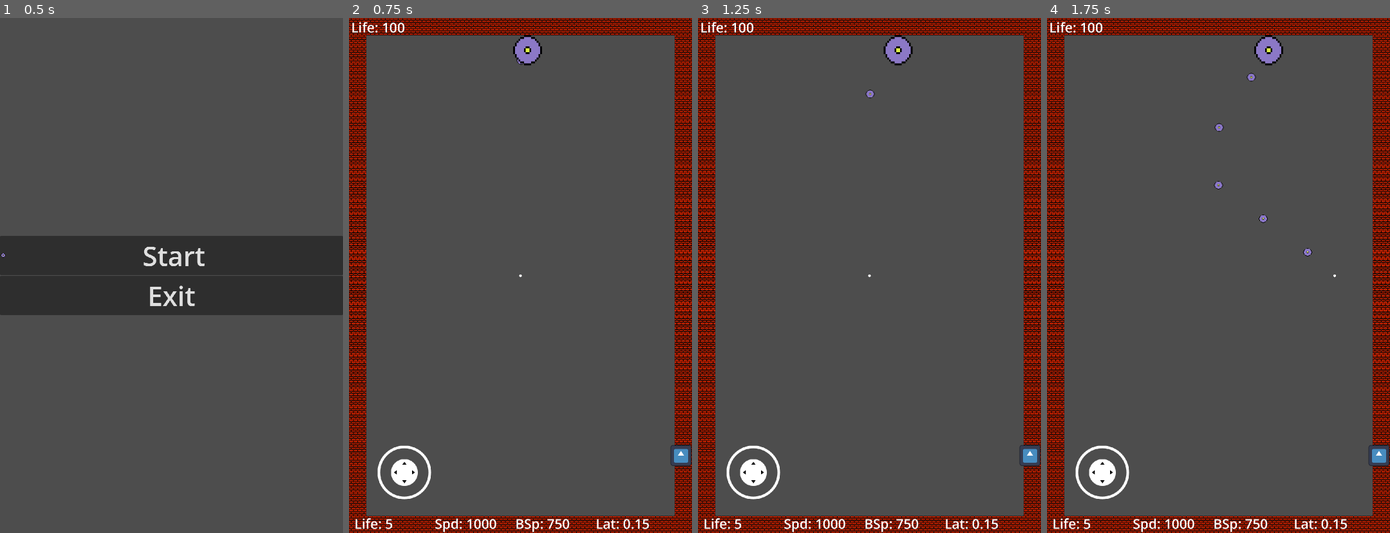
Above: before the commit, frames 1-4 (left to right).
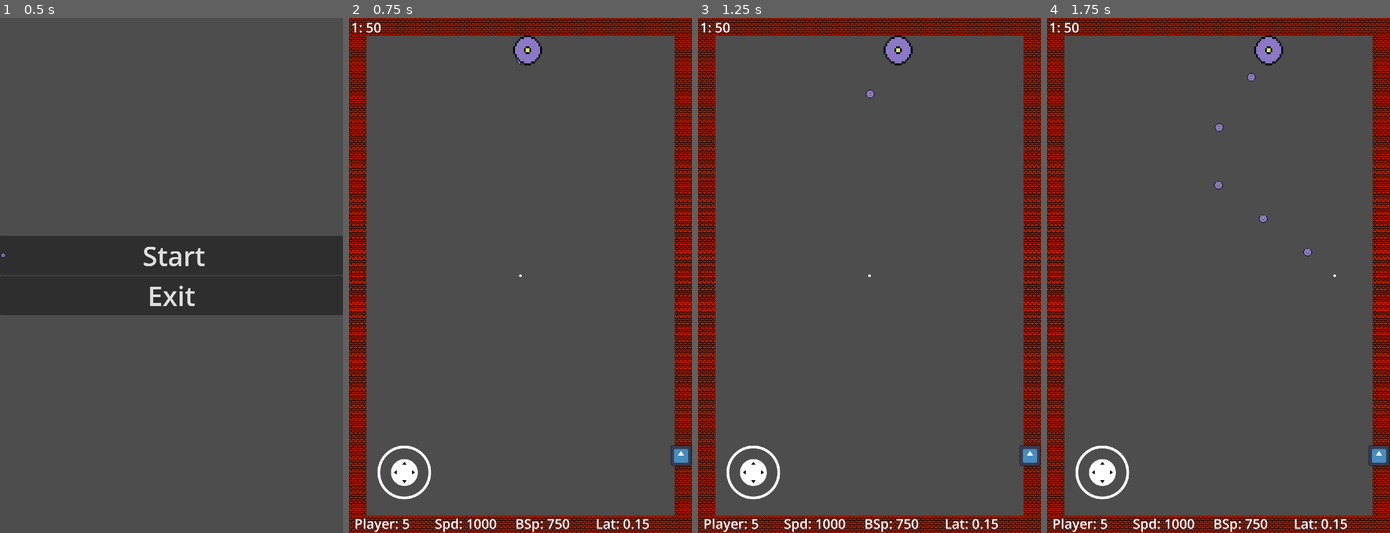
Above: after the commit, the same moments.

Repository: SalixeGames/ClassicalBulletHell
Game: Godot game, scene res://main_menu.tscn
Two runs of this game, one before a commit and one after it. Both use one fixed random seed, a clock stepped at 60 frames per second and the inputs below. The engine's default icon, where the game draws it, is replaced by a stand-in: a white triangle on a blue panel in a dark square.
Inputs (mouse positions are in pixels of both pictures, inside the frame that each line leads up to):
- Up to frame 1 (0.5 s): no input
- Up to frame 2 (0.75 s): click "Start" at 0.5 s
- Up to frame 3 (1.25 s): no input
- Up to frame 4 (1.75 s): move the mouse to (1293, 249) at 1.27 s; hold D (move_right) from 1.28 s (still down); hold Space (shoot) from 1.28 s (still down); click (1293, 249) at 1.42 s

Frame 1 is identical in both runs. In frame 2, 0.3% of the frame differs, in the area x 0-18%, y 0-100%; in frame 3, 0.3%; in frame 4, 0.3%.

Commit message:
* non random upgrades

Diff:
--- a/Ressources/Bosses/10_debussy.tscn
+++ b/Ressources/Bosses/10_debussy.tscn
@@ -58,7 +58,8 @@
 script = ExtResource("2_ntvlg")
 path_follow = NodePath("..")
 top_node = NodePath("../../..")
-life = 1000
+life = 500
+id = 10
 pattern_idle_1 = SubResource("Resource_i4bdl")
 pattern_idle_2 = SubResource("Resource_j8pfv")
 pattern_aggro_1 = SubResource("Resource_csxrt")
--- a/Ressources/Bosses/1_vivaldi.tscn
+++ b/Ressources/Bosses/1_vivaldi.tscn
@@ -16,7 +16,6 @@
 init_angle = 1.571
 n_angles = 1
 latency = 0.75
-n_simult = 1
 projectile = ExtResource("3_kya54")
 projectile_speed = 250.0
 
@@ -25,7 +24,6 @@
 init_angle = 2.356
 n_angles = 4
 latency = 0.75
-n_simult = 1
 projectile = ExtResource("3_kya54")
 projectile_speed = 300.0
 
@@ -34,7 +32,6 @@
 init_angle = 1.571
 n_angles = 1
 latency = 0.5
-n_simult = 3
 projectile = ExtResource("3_kya54")
 projectile_speed = 350.0
 
@@ -43,7 +40,6 @@
 init_angle = 2.356
 n_angles = 4
 latency = 0.5
-n_simult = 4
 projectile = ExtResource("3_kya54")
 projectile_speed = 400.0
 
@@ -62,6 +58,8 @@
 script = ExtResource("2_2sm68")
 path_follow = NodePath("..")
 top_node = NodePath("../../..")
+life = 50
+id = 1
 pattern_idle_1 = SubResource("Resource_i4bdl")
 pattern_idle_2 = SubResource("Resource_j8pfv")
 pattern_aggro_1 = SubResource("Resource_csxrt")
--- a/Ressources/Bosses/2_bach.tscn
+++ b/Ressources/Bosses/2_bach.tscn
@@ -59,7 +59,7 @@
 script = ExtResource("2_b0vwe")
 path_follow = NodePath("..")
 top_node = NodePath("../../..")
-life = 200
+id = 2
 pattern_idle_1 = SubResource("Resource_i4bdl")
 pattern_idle_2 = SubResource("Resource_j8pfv")
 pattern_aggro_1 = SubResource("Resource_csxrt")
--- a/Ressources/Bosses/3_mozart.tscn
+++ b/Ressources/Bosses/3_mozart.tscn
@@ -59,7 +59,8 @@
 script = ExtResource("2_hjy78")
 path_follow = NodePath("..")
 top_node = NodePath("../../..")
-life = 300
+life = 150
+id = 3
 pattern_idle_1 = SubResource("Resource_i4bdl")
 pattern_idle_2 = SubResource("Resource_j8pfv")
 pattern_aggro_1 = SubResource("Resource_csxrt")
--- a/Ressources/Bosses/4_beethoven.tscn
+++ b/Ressources/Bosses/4_beethoven.tscn
@@ -59,7 +59,8 @@
 script = ExtResource("2_d3vi2")
 path_follow = NodePath("..")
 top_node = NodePath("../../..")
-life = 400
+life = 200
+id = 4
 pattern_idle_1 = SubResource("Resource_i4bdl")
 pattern_idle_2 = SubResource("Resource_j8pfv")
 pattern_aggro_1 = SubResource("Resource_csxrt")
--- a/Ressources/Bosses/5_chopin.tscn
+++ b/Ressources/Bosses/5_chopin.tscn
@@ -57,7 +57,8 @@
 script = ExtResource("2_wlfvo")
 path_follow = NodePath("..")
 top_node = NodePath("../../..")
-life = 500
+life = 250
+id = 5
 pattern_idle_1 = SubResource("Resource_i4bdl")
 pattern_idle_2 = SubResource("Resource_j8pfv")
 pattern_aggro_1 = SubResource("Resource_csxrt")
--- a/Ressources/Bosses/6_wagner.tscn
+++ b/Ressources/Bosses/6_wagner.tscn
@@ -59,7 +59,8 @@
 script = ExtResource("2_5ix8u")
 path_follow = NodePath("..")
 top_node = NodePath("../../..")
-life = 600
+life = 300
+id = 6
 pattern_idle_1 = SubResource("Resource_i4bdl")
 pattern_idle_2 = SubResource("Resource_j8pfv")
 pattern_aggro_1 = SubResource("Resource_csxrt")
--- a/Ressources/Bosses/7_offenbach.tscn
+++ b/Ressources/Bosses/7_offenbach.tscn
@@ -58,7 +58,8 @@
 script = ExtResource("2_wllgy")
 path_follow = NodePath("..")
 top_node = NodePath("../../..")
-life = 700
+life = 350
+id = 7
 pattern_idle_1 = SubResource("Resource_i4bdl")
 pattern_idle_2 = SubResource("Resource_j8pfv")
 pattern_aggro_1 = SubResource("Resource_csxrt")
--- a/Ressources/Bosses/8_brahms.tscn
+++ b/Ressources/Bosses/8_brahms.tscn
@@ -59,7 +59,8 @@
 script = ExtResource("2_24x00")
 path_follow = NodePath("..")
 top_node = NodePath("../../..")
-life = 800
+life = 400
+id = 8
 pattern_idle_1 = SubResource("Resource_i4bdl")
 pattern_idle_2 = SubResource("Resource_j8pfv")
 pattern_aggro_1 = SubResource("Resource_csxrt")
--- a/Ressources/Bosses/9_tchaikovski.tscn
+++ b/Ressources/Bosses/9_tchaikovski.tscn
@@ -59,7 +59,8 @@
 script = ExtResource("2_58ook")
 path_follow = NodePath("..")
 top_node = NodePath("../../..")
-life = 900
+life = 450
+id = 9
 pattern_idle_1 = SubResource("Resource_i4bdl")
 pattern_idle_2 = SubResource("Resource_j8pfv")
 pattern_aggro_1 = SubResource("Resource_csxrt")
--- a/enemy.gd
+++ b/enemy.gd
@@ -15,6 +15,7 @@
 # Modulable variables for difficulty
 @export_category("Difficulty")
 @export var life : int = 100
+@export var id : int = 0
 var max_life : int
 
 @export var pattern_idle_1 : BulletPattern
--- a/hero.gd
+++ b/hero.gd
@@ -4,6 +4,7 @@
 var can_shoot = true
 
 @export_category("Scallable Stats")
+@export var id : String = "Player"
 @export var patterns : Array[BulletPattern]
 @export var life : int = 7
 @export var speed = 750.0
--- a/label.gd
+++ b/label.gd
@@ -2,14 +2,15 @@
 
 
 @export var enemy: CharacterBody2D
+var text_base = "{id}: {life}"
 
 # Called when the node enters the scene tree for the first time.
 func _ready() -> void:
-	set_text("Life: %s" % enemy.life) # Replace with function body.
+	set_text(text_base.format({"id": enemy.id, "life": enemy.life})) # Replace with function body.
 
 # Called every frame. 'delta' is the elapsed time since the previous frame.
 func _process(delta: float) -> void:
 	if is_instance_valid(enemy):
-		set_text("Life: %s" % enemy.life)
+		set_text(text_base.format({"id": enemy.id, "life": enemy.life}))
 	else:
 		set_text("Dead")
--- a/level_manager.gd
+++ b/level_manager.gd
@@ -11,8 +11,7 @@
 @export var player : CharacterBody2D
 @export var shop_menu : VBoxContainer
 @export var shop_buttons : Array[Button]
-var shop_buttons_actions : Array
-enum ACTIONS {Speed, Life, Cadency, BulletSpeed}
+enum ACTIONS {Speed, Cadency, BulletSpeed, Life}
 var modif_dict : Dictionary
 
 
@@ -20,10 +19,10 @@
 func _ready() -> void:
 	instantiate_boss()
 	modif_dict = {
-		ACTIONS.Speed: ModifItem.new("Speed", player.update_speed, 200, 400),
-		ACTIONS.Life: ModifItem.new("Life", player.update_life, 1, 10),
-		ACTIONS.Cadency: ModifItem.new("Cadency", player.update_cadency, -1, -25),
-		ACTIONS.BulletSpeed: ModifItem.new("Bullet Speed", player.update_bullet_speed, 200, 500)
+		ACTIONS.Speed: ModifItem.new("Speed", player.update_speed, 500, 500),
+		ACTIONS.Cadency: ModifItem.new("Cadency", player.update_cadency, -15, -15),
+		ACTIONS.BulletSpeed: ModifItem.new("Bullet Speed", player.update_bullet_speed, 750, 750),
+		ACTIONS.Life: ModifItem.new("Life", player.update_life, 1, 2)
 	}
 
 # Called every frame. 'delta' is the elapsed time since the previous frame.
@@ -66,19 +65,19 @@
 	pause_menu.hide()
 
 func on_shop_button_pressed(button_id : int):
-	var modif_item : ModifItem = modif_dict[shop_buttons_actions[button_id]]
+	var modif_item : ModifItem = modif_dict[button_id]
 	modif_item.function.call(modif_item.modif)
+	modif_item.use_item()
 	close_shop_menu()
 
 func open_shop_menu():
-	var action_1 = ACTIONS[ACTIONS.keys()[randi() % ACTIONS.size()]]
-	var action_2 = ACTIONS[ACTIONS.keys()[randi() % ACTIONS.size()]]
-	shop_buttons_actions = [action_1, action_2]
 	for i in len(shop_buttons):
-		var modif_item : ModifItem = modif_dict[shop_buttons_actions[i]]
+		var modif_item : ModifItem = modif_dict[i]
 		var btn_text : String = "{name}: {value}"
 		modif_item.change_modif()
 		shop_buttons[i].text = btn_text.format({"name": modif_item.name, "value": modif_item.modif})
+		if modif_item.used:
+			shop_buttons[i].disabled = true
 	shop_menu.show()
 
 func close_shop_menu():
@@ -92,6 +91,7 @@
 	var from : int
 	var to : int
 	var modif : int
+	var used : bool = false
 
 	func _init(p_name, p_function, p_from, p_to) -> void:
 		name = p_name
@@ -101,3 +101,11 @@
 
 	func change_modif():
 		modif = randi_range(from, to)
+
+	func use_item():
+		if name != "Life":
+			used = true
+
+
+func _on_upgrade_bullet_speed_pressed() -> void:
+	pass # Replace with function body.
--- a/level_test.tscn
+++ b/level_test.tscn
@@ -44,7 +44,7 @@
 pause_menu = NodePath("UI/PauseMenu")
 player = NodePath("Hero")
 shop_menu = NodePath("UI/SpellShop")
-shop_buttons = [NodePath("UI/SpellShop/Upgrade1"), NodePath("UI/SpellShop/Upgrade2")]
+shop_buttons = [NodePath("UI/SpellShop/UpgradeSpeed"), NodePath("UI/SpellShop/UpgradeCadency"), NodePath("UI/SpellShop/UpgradeBulletSpeed"), NodePath("UI/SpellShop/AddLife")]
 metadata/_edit_horizontal_guides_ = [-419.0, 246.0]
 
 [node name="Hero" parent="." instance=ExtResource("1_38w8d")]
@@ -130,13 +130,24 @@
 grow_vertical = 2
 theme = SubResource("Theme_2cqx5")
 
-[node name="Upgrade1" type="Button" parent="UI/SpellShop"]
-layout_mode = 2
-text = "Upgrade1"
-
-[node name="Upgrade2" type="Button" parent="UI/SpellShop"]
-layout_mode = 2
-text = "Upgrade2"
+[node name="UpgradeSpeed" type="Button" parent="UI/SpellShop"]
+layout_mode = 2
+text = "Speed"
+
+[node name="UpgradeCadency" type="Button" parent="UI/SpellShop"]
+layout_mode = 2
+text = "Cadency
+"
+
+[node name="UpgradeBulletSpeed" type="Button" parent="UI/SpellShop"]
+layout_mode = 2
+text = "Bullet  Speed
+"
+
+[node name="AddLife" type="Button" parent="UI/SpellShop"]
+layout_mode = 2
+text = "Life
+"
 
 [node name="PlayerStats" type="Control" parent="UI" node_paths=PackedStringArray("speed_label", "cadency_label", "bullet_speed_label", "player")]
 layout_mode = 3
@@ -195,5 +206,7 @@
 [connection signal="pressed" from="UI/PauseMenu/Resume" to="." method="resume"]
 [connection signal="pressed" from="UI/PauseMenu/MainMenu" to="." method="to_main_menu"]
 [connection signal="pressed" from="UI/PauseMenu/Exit" to="." method="exit_game"]
-[connection signal="pressed" from="UI/SpellShop/Upgrade1" to="." method="on_shop_button_pressed" binds= [0]]
-[connection signal="pressed" from="UI/SpellShop/Upgrade2" to="." method="on_shop_button_pressed" binds= [1]]
+[connection signal="pressed" from="UI/SpellShop/UpgradeSpeed" to="." method="on_shop_button_pressed" binds= [0]]
+[connection signal="pressed" from="UI/SpellShop/UpgradeCadency" to="." method="on_shop_button_pressed" binds= [1]]
+[connection signal="pressed" from="UI/SpellShop/UpgradeBulletSpeed" to="." method="on_shop_button_pressed" binds= [2]]
+[connection signal="pressed" from="UI/SpellShop/AddLife" to="." method="on_shop_button_pressed" binds= [3]]
